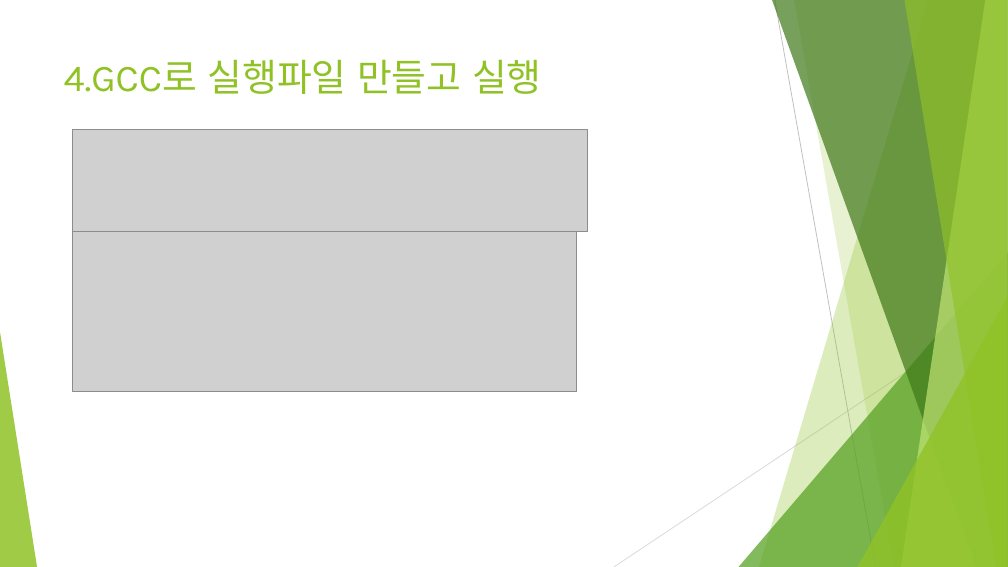
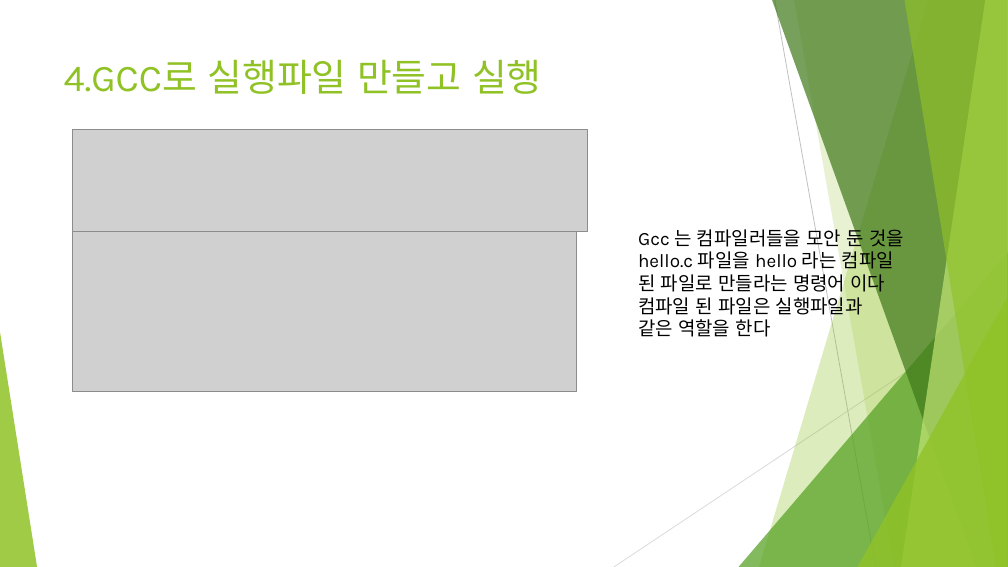
Before and after one commit to kjhes/embedded-, a slide deck: slide 6 of 어플리케이션환경구축.pptx. Drawn at 1008x567 pixels with LibreOffice and Linux fonts; fonts in the diff are those of the drawing; grey boxes stand for pictures. Boxes give left, top, right and bottom in pixels: in the first picture for what was removed or moved away, otherwise in the second. Text is boxed around its words. In the diff, an @@ line names an element or a change of style, - is before the commit and + after.

```diff
--- a/어플리케이션환경구축.pptx
+++ b/어플리케이션환경구축.pptx
@@ text added at box(638, 225, 904, 337), 18 pt, text #000000 @@
+Gcc 는 컴파일러들을 모안 둔 것을
+hello.c 파일을 hello 라는 컴파일
+된 파일로 만들라는 명령어 이다
+컴파일 된 파일은 실행파일과
+같은 역할을 한다
```
Also in this commit, not shown: 3 other slides changed, 1 slide added, 1 slide removed, 3 other files.
